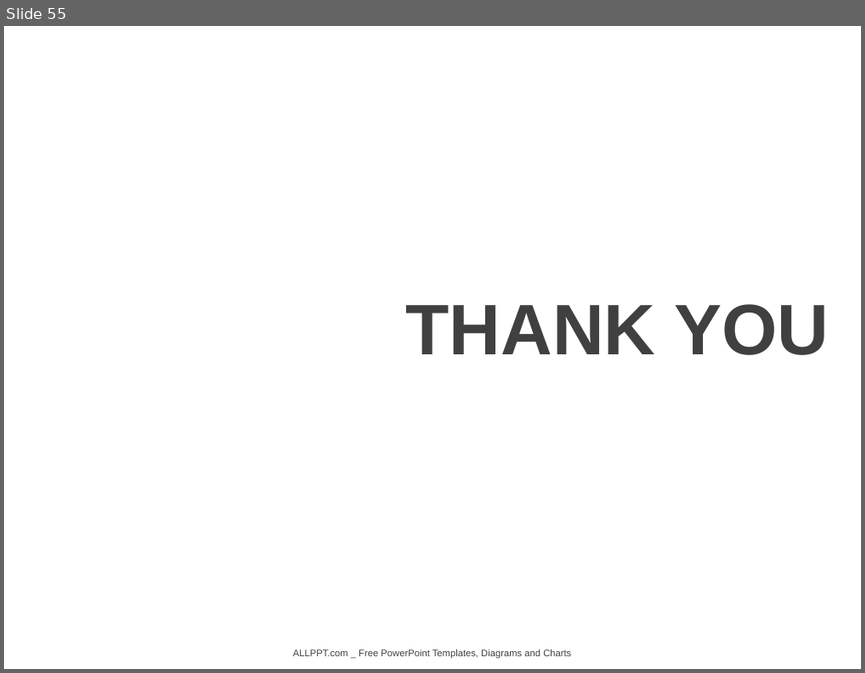
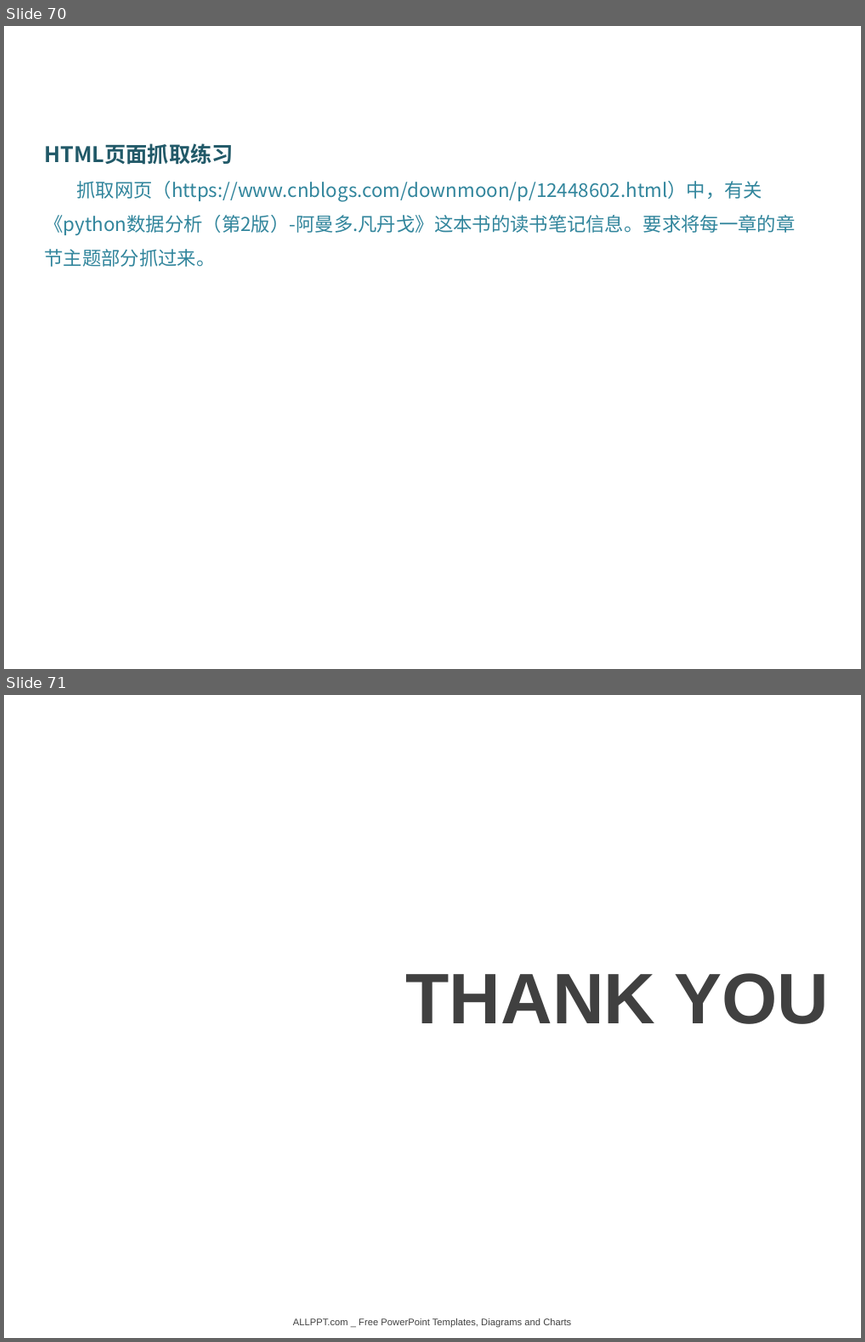
Before and after one commit to DataScienceCoding/Python-Web-Crawler, a slide deck: Python-Web-Crawler.pptx. Shown one above the other, each under a label of ours: slide 55 before the commit, slides 70 and 71 after it. The pictures are 865x673 and 865x1342 pixels, drawn with LibreOffice and Linux fonts; fonts in the diff are those of the drawing; background and template pictures are left out. Boxes give left, top, right and bottom in pixels: in the first picture for what was removed or moved away, otherwise in the second. Text is boxed around its words. In the diff, an @@ line names an element or a change of style, - is before the commit and + after.

```diff
--- a/Python-Web-Crawler.pptx
+++ b/Python-Web-Crawler.pptx
@@ slide 70 added at bbox=[4, 26, 861, 669], background picture (left out) @@
@@ text added at bbox=[45, 143, 795, 267], 16 pt, text #31859C @@
+HTML页面抓取练习
+抓取网页（https://www.cnblogs.com/downmoon/p/12448602.html）中，有关《python数据分析（第2版）-阿曼多.凡丹戈》这本书的读书笔记信息。要求将每一章的章节主题部分抓过来。
@@ what was slide 55 is now slide 71 @@
```
Also in this commit, not shown: 4 slides changed, 15 other slides added, 8 other files.
